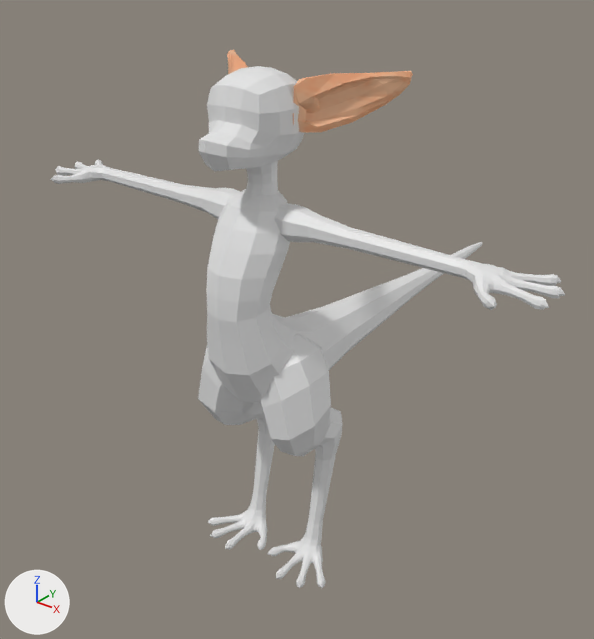
Two versions of the FBX model Assets/Art/Models/Yinglet/YingletRig.fbx, one commit apart.
Before and after are seen from a camera (50 mm lens) standing at (0.849, -0.99, 1.13) and looking at (-0.107, 0.205, 0.39). The lights are fixed; the arrows at lower left show +X, +Y and +Z. Where no turn or scale is listed for an object, it has been applied to the vertices.

In view in the first picture: 'YingletBody', 'YingletEars', 'YingletHead', 'YingletLegs'.
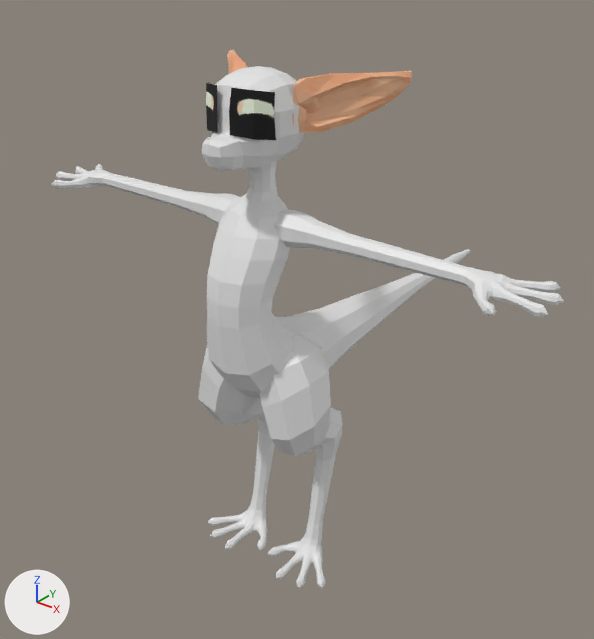
The edits, one by one:
Picture 'poonEYe01.png' (img_pooneye01_png) is new.
Material 'YingletEyes' (mat_yingleteyes) is new.
Its texture is img_pooneye01_png.
me_cube_021 is used by ob_yinglethead; location (0.0, 0.0, 0.0).
me_cube_021 had 102 vertices, 102 faces and spanned x -0.072..0.072, y -0.143..0.05, z 0.784..0.932.
me_cube_021 now has 104 vertices, 104 faces and spans x -0.072..0.072, y -0.14..0.05, z 0.784..0.932.
Part 9, on me_cube_021:
19 vertices are removed from x -0.067..0.067, y -0.143..-0.054, z 0.798..0.852.
34 faces are deleted.
16 vertices move from x -0.05..0.05, y -0.142..-0.068, z 0.789..0.862 to x -0.05..0.05, y -0.123..-0.069, z 0.789..0.846.
21 vertices are added at x -0.067..0.067, y -0.14..-0.053, z 0.796..0.84.
36 new faces join them.
me_cube_022 has 2340 vertices, 2320 faces and spans x -0.507..0.507, y -0.102..0.098, z 0.002..0.737.
me_cube_022 is used by ob_yingletlegs; location (0.0, 0.0, -0.01).
me_cube_022 part 1: the loose piece of 497 vertices spanning x 0.028..0.502, y -0.1..0.038, z 0.682..0.737 is moved by (0.0, 0.0, -0.01).
me_cube_022 part 2: the loose piece of 19 vertices spanning x 0.488..0.507, y -0.057..-0.044, z 0.698..0.71 is moved by (0.0, 0.0, -0.01).
me_cube_022 part 3: the loose piece of 19 vertices spanning x 0.469..0.486, y 0.023..0.037, z 0.698..0.71 is moved by (0.0, 0.0, -0.01).
me_cube_022 part 4: the loose piece of 19 vertices spanning x 0.488..0.507, y -0.011..0.001, z 0.698..0.71 is moved by (0.0, 0.0, -0.01).
me_cube_022 part 5: the loose piece of 19 vertices spanning x 0.436..0.456, y -0.102..-0.089, z 0.698..0.711 is moved by (0.0, 0.0, -0.01).
me_cube_022 part 6: the loose piece of 497 vertices spanning x -0.502..-0.028, y -0.1..0.038, z 0.682..0.737 is moved by (0.0, 0.0, -0.01).
me_cube_022 part 7: the loose piece of 19 vertices spanning x -0.456..-0.436, y -0.102..-0.089, z 0.698..0.711 is moved by (0.0, 0.0, -0.01).
me_circle_002 is used by ob_yingletbody; location (0.0, 0.0, 0.0).
me_circle_002 had 271 vertices, 270 faces and spanned x -0.084..0.084, y -0.134..0.814, z 0.334..0.808.
me_circle_002 now has 291 vertices, 290 faces and spans x -0.081..0.081, y -0.132..0.749, z 0.334..0.808.
me_circle_002 part 8: 231 vertices removed from x -0.084..0.084, y -0.134..0.814, z 0.343..0.78; 251 vertices added at x -0.081..0.081, y -0.132..0.749, z 0.343..0.786.
Mesh me_cube_022_1 is new.
It has 18 vertices, 8 faces and spans x -0.0669..0.0669, y -0.1032..-0.0598, z 0.8366..0.9128.
It uses material mat_yingleteyes (picture img_pooneye01_png).
Object 'YingletEyes' (ob_yingleteyes) is new; it shows me_cube_022_1.
Its location is (0.0, 0.0, 0.0).

Location of each change, (x1, y1, x2, y2) in pixels of the pictures (594 x 639 px; the box of a moved part takes in the faces that stretch with it):
'YingletLegs', reshaped: before (50, 160, 565, 588); after (51, 164, 564, 588)
'YingletBody', reshaped: before (206, 161, 482, 402); after (207, 161, 470, 398)
'YingletHead', reshaped: before (199, 66, 305, 172); after (202, 66, 305, 172)
'YingletEyes', added (black): after (206, 82, 276, 140)
part 1 of me_cube_022, moved or reshaped: before (274, 203, 560, 310); after (274, 209, 559, 317)
part 2 of me_cube_022, moved or reshaped: before (537, 296, 549, 308); after (536, 304, 548, 315)
part 3 of me_cube_022, moved or reshaped: before (550, 274, 561, 283); after (549, 281, 560, 290)
part 4 of me_cube_022, moved or reshaped: before (553, 286, 565, 296); after (552, 293, 564, 303)
part 5 of me_cube_022, moved or reshaped: before (483, 297, 496, 308); after (483, 304, 495, 315)
part 6 of me_cube_022, moved or reshaped: before (54, 160, 240, 219); after (55, 165, 240, 225)
part 7 of me_cube_022, moved or reshaped: before (50, 175, 58, 182); after (51, 180, 59, 187)
part 9 of me_cube_021, moved or reshaped: before (199, 105, 295, 172); after (202, 105, 295, 172)
